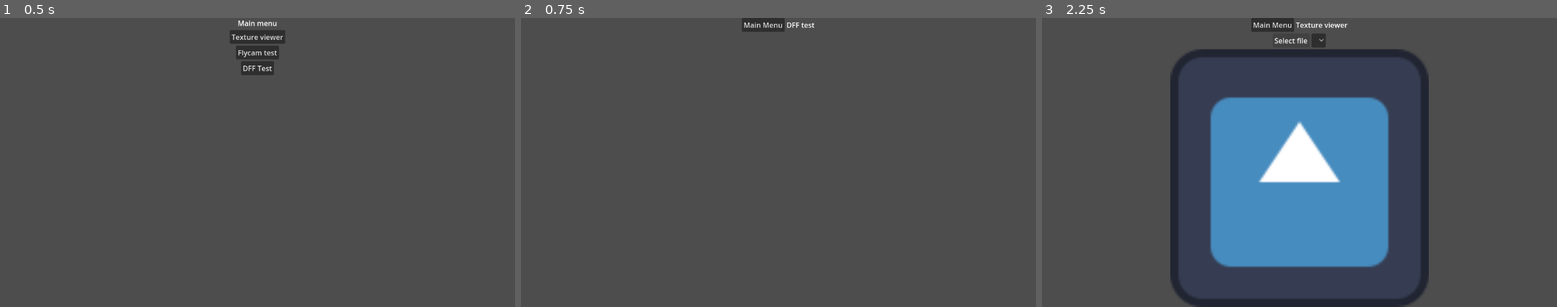
Above: before the commit, frames 1-3 (left to right).
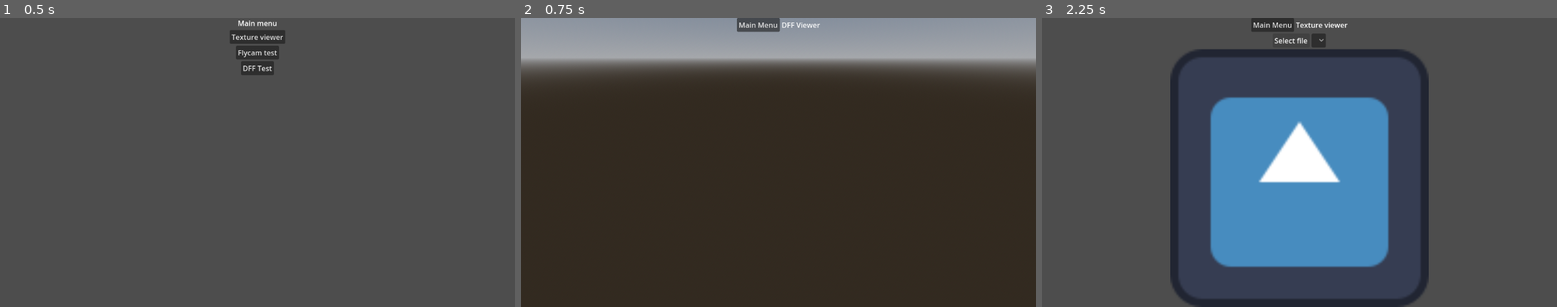
Above: after the commit, the same moments.

Repository: FOSS-Supremacy/OpenLiberty
Game: Godot game, scene res://startup.tscn
Two runs of this game, one before a commit and one after it. Both use one fixed random seed, a clock stepped at 60 frames per second and the inputs below. The engine's default icon, where the game draws it, is replaced by a stand-in: a white triangle on a blue panel in a dark square.
Inputs:
- Up to frame 1 (0.5 s): no input
- Up to frame 2 (0.75 s): click "DFF Test" at 0.5 s
- Up to frame 3 (2.25 s): click "Main Menu" at 1.25 s; click "Texture viewer" at 2 s

Frame 1 is identical in both runs. In frame 2, 96% of the frame differs, in the area x 0-100%, y 0-100%; in frame 3, nothing differs.

Commit message:
Move DFF test scene

Diff:
--- a/scenes/dfftest/dff.gd
+++ /dev/null
@@ -1,5 +0,0 @@
-extends Control
-
-
-func _ready() -> void:
-	pass
--- a/scenes/dfftest/dfftest.tscn
+++ /dev/null
@@ -1,41 +0,0 @@
-[gd_scene load_steps=3 format=3 uid="uid://ceman1t1g1ige"]
-
-[ext_resource type="Script" path="res://scenes/dfftest/dff.gd" id="1_bi5tr"]
-[ext_resource type="PackedScene" uid="uid://bnpk46c06o8ly" path="res://prefabs/to_menu/to_menu.tscn" id="1_vycft"]
-
-[node name="dfftest" type="Control"]
-layout_mode = 3
-anchors_preset = 15
-anchor_right = 1.0
-anchor_bottom = 1.0
-grow_horizontal = 2
-grow_vertical = 2
-script = ExtResource("1_bi5tr")
-
-[node name="VBoxContainer" type="VBoxContainer" parent="."]
-layout_mode = 1
-anchors_preset = 15
-anchor_right = 1.0
-anchor_bottom = 1.0
-grow_horizontal = 2
-grow_vertical = 2
-
-[node name="top_bar" type="HBoxContainer" parent="VBoxContainer"]
-layout_mode = 2
-offset_right = 1152.0
-offset_bottom = 31.0
-alignment = 1
-
-[node name="to_menu" parent="VBoxContainer/top_bar" instance=ExtResource("1_vycft")]
-layout_mode = 2
-offset_left = 494.0
-offset_right = 590.0
-offset_bottom = 31.0
-
-[node name="Label" type="Label" parent="VBoxContainer/top_bar"]
-layout_mode = 2
-offset_left = 594.0
-offset_top = 2.0
-offset_right = 657.0
-offset_bottom = 28.0
-text = "DFF test"
--- a/scenes/main_menu/menu.gd
+++ b/scenes/main_menu/menu.gd
@@ -7,7 +7,7 @@
 const scenes := {
 	"Texture viewer": "res://scenes/txd/txd.tscn",
 	"Flycam test": "res://scenes/flycam/flycam.tscn",
-	"DFF Test": "res://scenes/dfftest/dfftest.tscn"
+	"DFF Test": "res://scenes/modeltest/modeltest.tscn"
 }
 
 
--- /dev/null
+++ b/scenes/modeltest/modeltest.tscn
@@ -0,0 +1,53 @@
+[gd_scene load_steps=5 format=3 uid="uid://duvu85h044tvc"]
+
+[ext_resource type="PackedScene" uid="uid://bnpk46c06o8ly" path="res://prefabs/to_menu/to_menu.tscn" id="1_7rgiv"]
+
+[sub_resource type="ProceduralSkyMaterial" id="ProceduralSkyMaterial_yy30q"]
+
+[sub_resource type="Sky" id="Sky_6vasj"]
+sky_material = SubResource("ProceduralSkyMaterial_yy30q")
+
+[sub_resource type="Environment" id="Environment_3567p"]
+background_mode = 2
+sky = SubResource("Sky_6vasj")
+
+[node name="modeltest" type="Node3D"]
+
+[node name="DirectionalLight3D" type="DirectionalLight3D" parent="."]
+transform = Transform3D(0.793366, -0.527189, 0.304371, -1.49013e-08, 0.499998, 0.866027, -0.608745, -0.687076, 0.396682, 0, 0, 0)
+shadow_enabled = true
+
+[node name="Camera3D" type="Camera3D" parent="."]
+transform = Transform3D(0.732543, -0.331059, 0.594795, 0, 0.873772, 0.486335, -0.680721, -0.356262, 0.640076, 2.72529, 2.25548, 2.93297)
+
+[node name="CanvasLayer" type="CanvasLayer" parent="."]
+
+[node name="VBoxContainer" type="VBoxContainer" parent="CanvasLayer"]
+anchors_preset = 15
+anchor_right = 1.0
+anchor_bottom = 1.0
+grow_horizontal = 2
+grow_vertical = 2
+
+[node name="top_bar" type="HBoxContainer" parent="CanvasLayer/VBoxContainer"]
+layout_mode = 2
+offset_right = 1152.0
+offset_bottom = 31.0
+alignment = 1
+
+[node name="to_menu" parent="CanvasLayer/VBoxContainer/top_bar" instance=ExtResource("1_7rgiv")]
+layout_mode = 2
+offset_left = 483.0
+offset_right = 579.0
+offset_bottom = 31.0
+
+[node name="Label" type="Label" parent="CanvasLayer/VBoxContainer/top_bar"]
+layout_mode = 2
+offset_left = 583.0
+offset_top = 2.0
+offset_right = 669.0
+offset_bottom = 28.0
+text = "DFF Viewer"
+
+[node name="WorldEnvironment" type="WorldEnvironment" parent="."]
+environment = SubResource("Environment_3567p")
